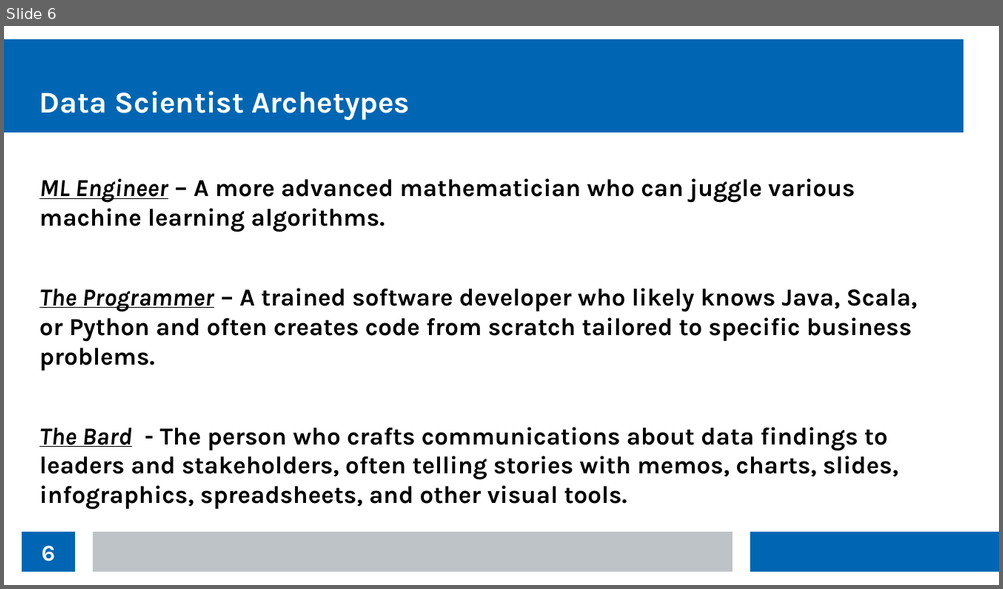
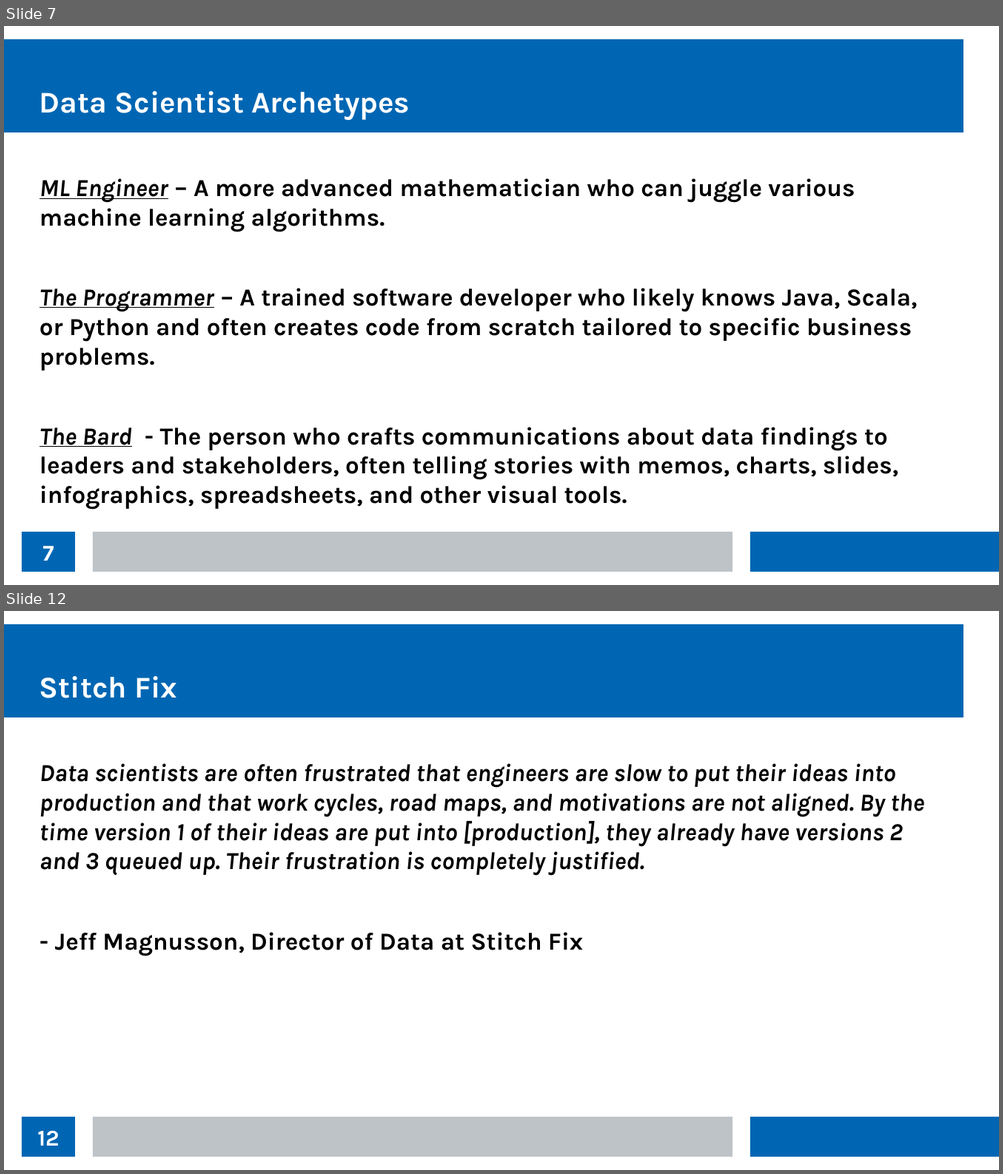
Before and after one commit to thomasnield/kotlin_data_science_talk_ChicagoJUG, a slide deck: kotlin_data_science_talk_chijug_slides.odp. Shown one above the other, each under a label of ours: slide 6 before the commit, slides 7 and 12 after it; the slides between them are not shown. The pictures are 1003x589 and 1003x1174 pixels, drawn with LibreOffice and Linux fonts; fonts in the diff are those of the drawing. Boxes give left, top, right and bottom in pixels: in the first picture for what was removed or moved away, otherwise in the second. Text is boxed around its words. In the diff, an @@ line names an element or a change of style, - is before the commit and + after.

```diff
--- a/kotlin_data_science_talk_chijug_slides.odp
+++ b/kotlin_data_science_talk_chijug_slides.odp
@@ slide 12 added at box(4, 611, 999, 1170), background #FFFFFF; not listed: 3 template elements that a slide beside it also shows @@
@@ title added at box(40, 676, 177, 698), 24 pt, text #FFFFFF, bold @@
+Stitch Fix
@@ text added at box(40, 763, 924, 956), 19.5 pt, text #000000, bold, italic @@
+Data scientists are often frustrated that engineers are slow to put their ideas into production and that work cycles, road maps, and motivations are not aligned. By the time version 1 of their ideas are put into [production], they already have versions 2 and 3 queued up. Their frustration is completely justified.
+- Jeff Magnusson, Director of Data at Stitch Fix
@@ page number added at box(22, 1117, 75, 1157), fill #0066B3, 18 pt, text #FFFFFF, bold @@
+12
@@ what was slide 6 is now slide 7 @@
@@ page number at box(42, 546, 54, 561): text changed @@
-6
+7
```
Also in this commit, not shown: 9 other slides added.
